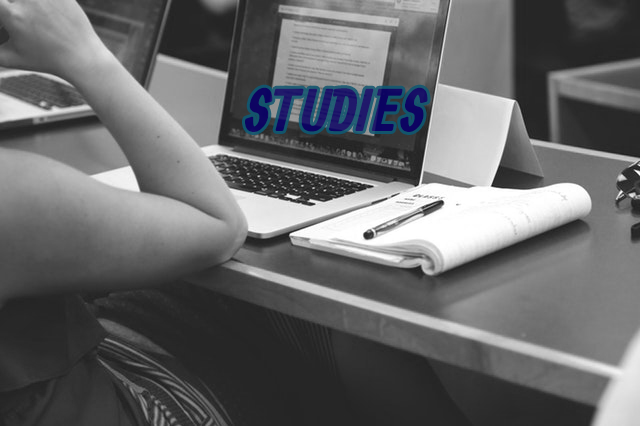
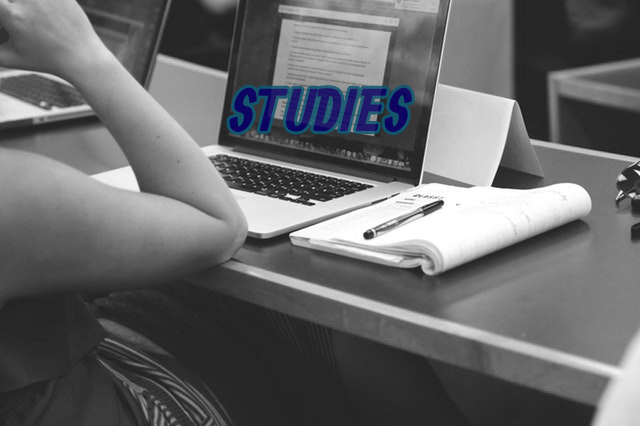
Comparing the layer stacks of the two 640px x 426px images. Changes:
painted on "STUDIES" over [229, 87, 428, 132]
